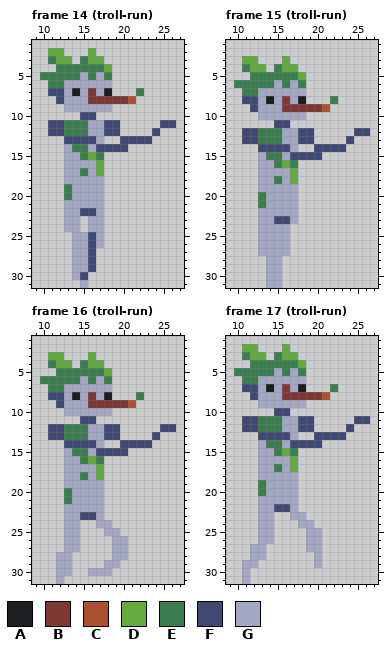
One commit to this pixel-art file: Concept/player.aseprite. That is the earlier state.
32x32 pixels, 18 frames. Shown: frame 14 (troll-run): x 9..27, y 1..31; frame 15 (troll-run): x 9..27, y 1..31; frame 16 (troll-run): x 9..27, y 1..31; frame 17 (troll-run): x 9..27, y 1..31. The commit also changed other frames, which this record leaves out.
Palette (. is transparent): A #1b1f21  B #7d3833  C #ab5130  D #63ab3f  E #3b7d4f  F #404973  G #a3a7c2
The same view after the edit:
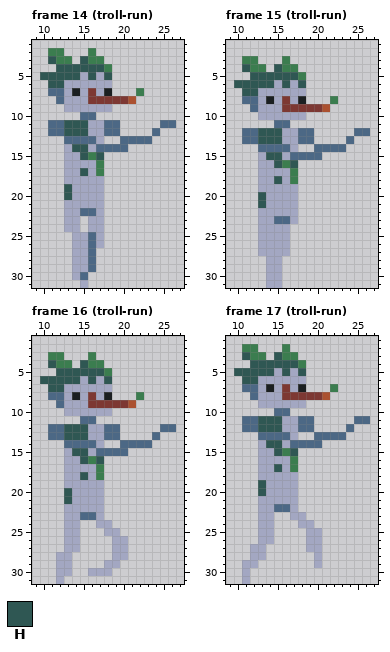
Colours new in this view: H #2f5753
Difference:
colour F: #404973 -> #4c6885
Changed rows in their new state; - is a pixel that keeps its letter.
Frame 14 (troll-run):
first column x 10:
 2 -EE---E--
 3 -HEE-HEE-
 4 --HHHHHHE
 5 HHHHH-H-H
 6 -HH------
first column x 13:
11 HHH--
12 HHH--
14 -HH--
15 --HEH
16 ----E
17 --H-E
19 H----
20 H----
Frame 15 (troll-run):
first column x 10:
 3 -EE---E--
 4 -HEE-HEE-
 5 --HHHHHHE
 6 HHHHH-H-H
 7 -HH------
first column x 13:
12 HHH--
13 HHH--
15 -HH--
16 --HEH
17 ----E
18 --H-E
20 H----
21 H----
Frame 16 (troll-run): the same change as frame 15 (troll-run)
Frame 17 (troll-run): the same change as frame 14 (troll-run)
Boxes around the changes in both pictures, in picture pixels (x1, y1, x2, y2):
changed: (40, 48, 176, 280)
changed: (234, 56, 370, 224)
changed: (40, 352, 176, 520)
changed: (234, 344, 370, 512)
